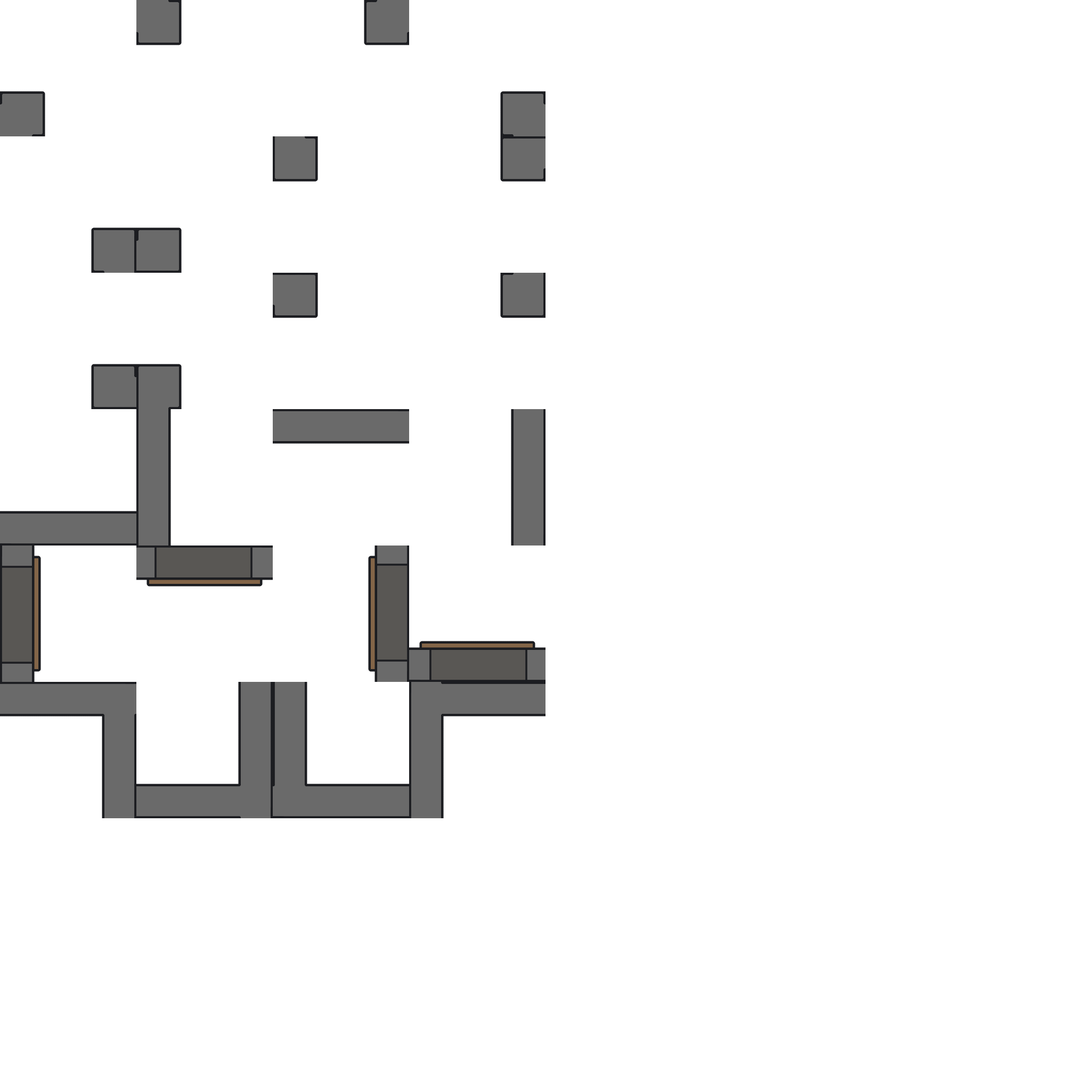
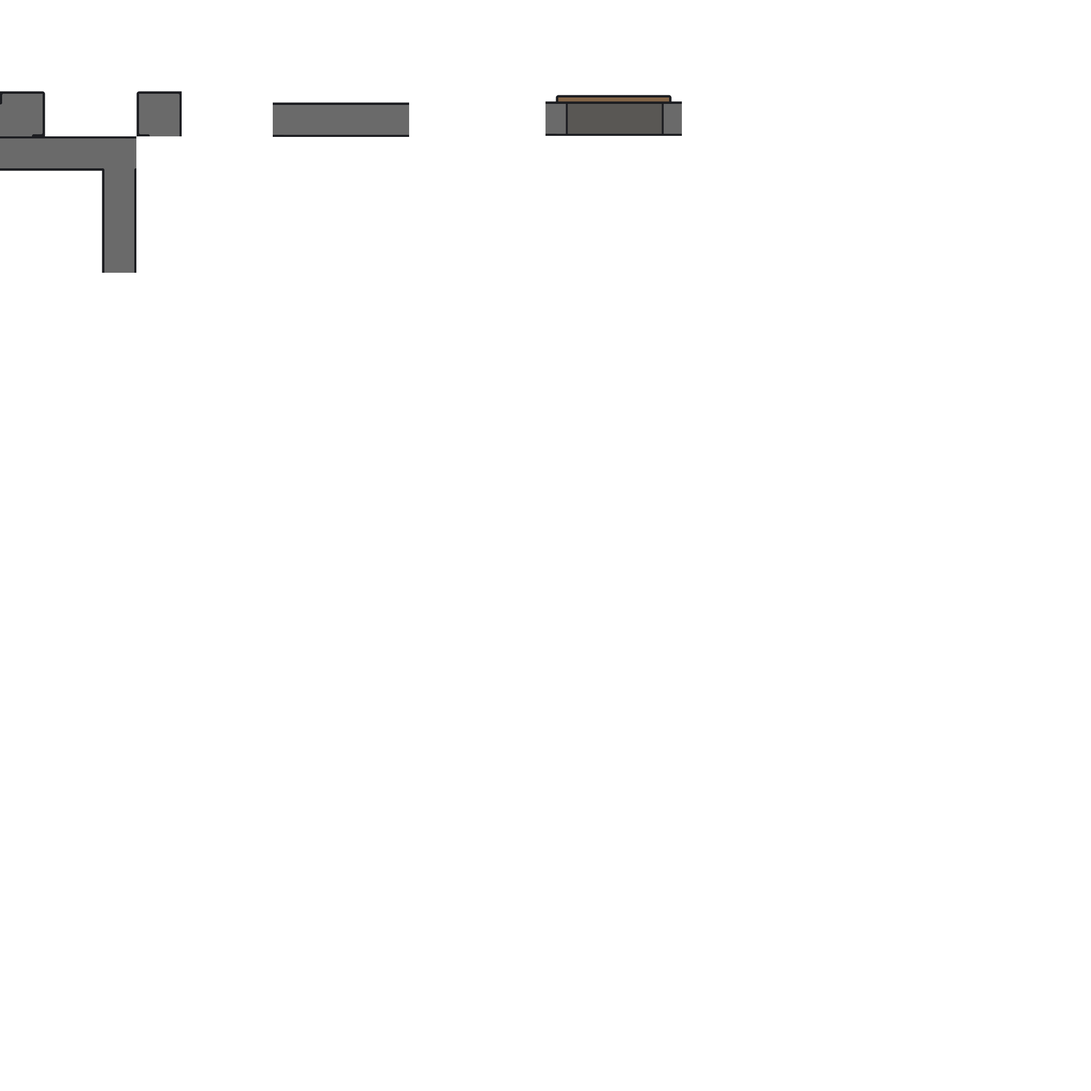
Layers edited between the first and the second 1091x1091 image:
pixels changed over [0, 0, 683, 819] (layer not identified)
